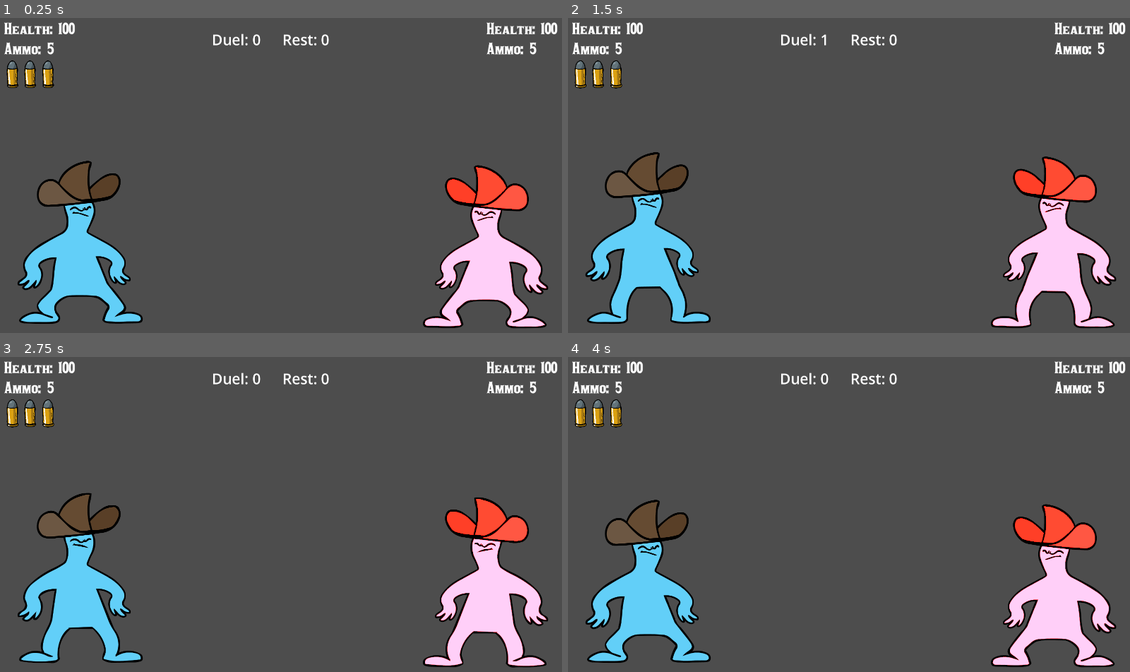
Above: before the commit, frames 1-4 (two rows, left to right).
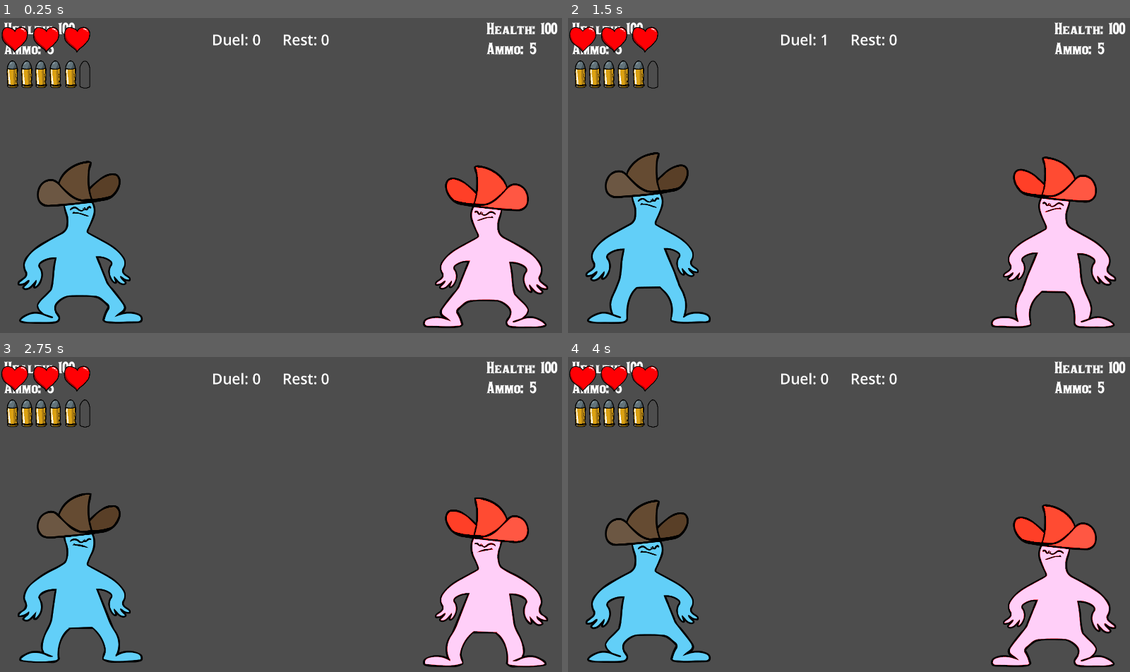
Above: after the commit, the same moments.

Repository: LukaBazooka/Mexican-Standoff
Game: Godot game, scene res://Duel.tscn
Same seed, same stepped clock (60 frames per second), same inputs: the game is played once before the commit and once after it.
Inputs:
- Up to frame 1 (0.25 s): no input
- Up to frame 2 (1.5 s): tap Enter (right_player_reload) at 0.5 s; hold Right (right_player_block) 0.53-1.28 s; tap 0 at 0.6 s; hold S (left_player_down) from 1.28 s (still down); tap 1 at 1.35 s
- Up to frame 3 (2.75 s): release S (left_player_down) at 2.03 s; hold Right (right_player_block) from 2.03 s (still down); tap 4 at 2.1 s
- Up to frame 4 (4 s): release Right (right_player_block) at 2.78 s; hold W (left_player_up) 2.78-3.53 s; tap 3 at 2.85 s; hold A (left_player_block) from 3.53 s (still down); tap 5 at 3.6 s

The runs differ from the first frame. In frame 1, 1.5% of the frame differs, in the area x 0-17%, y 2-23%; in frame 2, 1.6%; in frame 3, 1.6%; in frame 4, 1.6%.

Commit message:
Updated health and ammo GUI (left player)
BOMBOCLIZZY CLATT!

Diff:
--- a/Duel.gd
+++ b/Duel.gd
@@ -60,6 +60,8 @@
 func _process(delta):
 	$PlayerGUI/LeftPlayerGUI/VBoxContainer/HealthLabel/HealthValue.text = str(left_health)
 	$PlayerGUI/RightPlayerGUI/VBoxContainer/HealthLabel/HealthValue.text = str(right_health)
+	_update_health_gui()
+
 	if not $Rest_Timer.is_stopped():
 		rest_label.text = "Rest: %01d" % time_left_rest()
 
@@ -72,11 +74,11 @@
 	if left_health == 0 and right_health == 0:
 		left_health = 1
 		right_health = 1
-	if left_health == 0:
+	if left_health <= 0:
 		#print("Left player dead")
 		$DeathScreen.visible = true
 		pass
-	if right_health == 0:
+	if right_health <= 0:
 		#print("Right player dead")
 		$DeathScreen.visible = true
 		pass
@@ -151,6 +153,37 @@
 			pass_down_state(user, data)
 			handle_second_state()
 
+
+func _update_health_gui():
+	if left_health <= 0:
+		$left_heart1/HeartSprite.animation = "heartempty"
+		$left_heart2/HeartSprite.animation = "heartempty"
+		$left_heart3/HeartSprite.animation = "heartempty"
+	if left_health <= 17 and left_health > 0:
+		$left_heart1/HeartSprite.animation = "halfheart"
+		$left_heart2/HeartSprite.animation = "heartempty"
+		$left_heart3/HeartSprite.animation = "heartempty"
+	if left_health <= 34 and left_health >= 17:
+		$left_heart1/HeartSprite.animation = "heartfull"
+		$left_heart2/HeartSprite.animation = "heartempty"
+		$left_heart3/HeartSprite.animation = "heartempty"
+	if left_health <= 49 and left_health >= 34:
+		$left_heart1/HeartSprite.animation = "heartfull"
+		$left_heart2/HeartSprite.animation = "halfheart"
+		$left_heart3/HeartSprite.animation = "heartempty"
+	if left_health <= 67 and left_health >= 49:
+		$left_heart1/HeartSprite.animation = "heartfull"
+		$left_heart2/HeartSprite.animation = "heartfull"
+		$left_heart3/HeartSprite.animation = "heartempty"
+	if left_health <= 83 and left_health >= 67:
+		$left_heart1/HeartSprite.animation = "heartfull"
+		$left_heart2/HeartSprite.animation = "heartfull"
+		$left_heart3/HeartSprite.animation = "halfheart"
+	if left_health <= 100 and left_health >= 83:
+		$left_heart1/HeartSprite.animation = "heartfull"
+		$left_heart2/HeartSprite.animation = "heartfull"
+		$left_heart3/HeartSprite.animation = "heartfull"
+
 signal lp_block_state
 signal lp_shoot
 signal rp_block_state
--- a/Duel.tscn
+++ b/Duel.tscn
@@ -51,6 +51,13 @@
 [ext_resource type="FontFile" uid="uid://g8q20pimr4lq" path="res://assets/fonts/akaPosse.ttf" id="50_dq8qp"]
 [ext_resource type="Texture2D" uid="uid://cglp0lcth1xwh" path="res://assets/bulletGUI_anim/bullet_gui01.png" id="50_t6sov"]
 [ext_resource type="Texture2D" uid="uid://bjifpenje4uuq" path="res://assets/bulletGUI_anim/bullet_gui02.png" id="51_28dk6"]
+[ext_resource type="Texture2D" uid="uid://cjm01rqaeg01u" path="res://assets/bulletGUI_anim/emptybullet2.png" id="52_sf3vd"]
+[ext_resource type="Texture2D" uid="uid://ckla1to8u2l6f" path="res://assets/bulletGUI_anim/emptybullet.png" id="53_m3jii"]
+[ext_resource type="Texture2D" uid="uid://bq01dmg4pvtbr" path="res://assets/heartGUI_anim/hearthalf1.png" id="54_ee5kv"]
+[ext_resource type="Texture2D" uid="uid://s3v74u3e4h5c" path="res://assets/heartGUI_anim/hearthalf2.png" id="55_b3xwb"]
+[ext_resource type="Texture2D" uid="uid://xd0qub54gbc3" path="res://assets/heartGUI_anim/heartempty.png" id="56_b2x44"]
+[ext_resource type="Texture2D" uid="uid://cytujr1pfbu7d" path="res://assets/heartGUI_anim/heartfull1.png" id="57_kbk6b"]
+[ext_resource type="Texture2D" uid="uid://blf7l8dvtprjp" path="res://assets/heartGUI_anim/hearfull2.png" id="58_uqpb2"]
 
 [sub_resource type="SpriteFrames" id="SpriteFrames_eehnx"]
 animations = [{
@@ -263,13 +270,57 @@
 "texture": ExtResource("51_28dk6")
 }],
 "loop": true,
-"name": &"default",
+"name": &"bullet",
+"speed": 5.0
+}, {
+"frames": [{
+"duration": 1.0,
+"texture": ExtResource("52_sf3vd")
+}, {
+"duration": 1.0,
+"texture": ExtResource("53_m3jii")
+}],
+"loop": true,
+"name": &"emptybullet",
 "speed": 5.0
 }]
 
 [sub_resource type="LabelSettings" id="LabelSettings_lcawl"]
 font = ExtResource("50_dq8qp")
 font_size = 50
+
+[sub_resource type="SpriteFrames" id="SpriteFrames_i7rk3"]
+animations = [{
+"frames": [{
+"duration": 1.0,
+"texture": ExtResource("54_ee5kv")
+}, {
+"duration": 1.0,
+"texture": ExtResource("55_b3xwb")
+}],
+"loop": true,
+"name": &"halfheart",
+"speed": 5.0
+}, {
+"frames": [{
+"duration": 1.0,
+"texture": ExtResource("56_b2x44")
+}],
+"loop": true,
+"name": &"heartempty",
+"speed": 5.0
+}, {
+"frames": [{
+"duration": 1.0,
+"texture": ExtResource("57_kbk6b")
+}, {
+"duration": 1.0,
+"texture": ExtResource("58_uqpb2")
+}],
+"loop": true,
+"name": &"heartfull",
+"speed": 5.0
+}]
 
 [node name="Node2D" type="Node2D"]
 position = Vector2(85, 47)
@@ -470,44 +521,89 @@
 grow_vertical = 2
 label_settings = SubResource("LabelSettings_8hu5n")
 
-[node name="Bullet" type="Control" parent="PlayerGUI"]
+[node name="left_Bullet1" type="Control" parent="PlayerGUI"]
 anchors_preset = 0
 offset_left = -39.0
 offset_top = 155.0
 offset_right = 1.0
 offset_bottom = 195.0
 
-[node name="AnimatedSprite2D" type="AnimatedSprite2D" parent="PlayerGUI/Bullet"]
+[node name="BulletSprite" type="AnimatedSprite2D" parent="PlayerGUI/left_Bullet1"]
 scale = Vector2(0.1, 0.1)
 sprite_frames = SubResource("SpriteFrames_3lb7l")
-autoplay = "default"
-frame_progress = 0.698763
-
-[node name="Bullet2" type="Control" parent="PlayerGUI"]
-anchors_preset = 0
-offset_left = 21.0
+animation = &"bullet"
+autoplay = "emptybullet"
+frame_progress = 0.744739
+
+[node name="left_Bullet2" type="Control" parent="PlayerGUI"]
+anchors_preset = 0
+offset_left = 10.0
 offset_top = 155.0
-offset_right = 61.0
+offset_right = 50.0
 offset_bottom = 195.0
 
-[node name="AnimatedSprite2D" type="AnimatedSprite2D" parent="PlayerGUI/Bullet2"]
+[node name="BulletSprite" type="AnimatedSprite2D" parent="PlayerGUI/left_Bullet2"]
 scale = Vector2(0.1, 0.1)
 sprite_frames = SubResource("SpriteFrames_3lb7l")
-autoplay = "default"
-frame_progress = 0.072796
-
-[node name="Bullet3" type="Control" parent="PlayerGUI"]
-anchors_preset = 0
-offset_left = 82.0
+animation = &"emptybullet"
+autoplay = "emptybullet"
+frame_progress = 0.323653
+
+[node name="left_Bullet3" type="Control" parent="PlayerGUI"]
+anchors_preset = 0
+offset_left = 58.0
 offset_top = 155.0
-offset_right = 122.0
+offset_right = 98.0
 offset_bottom = 195.0
 
-[node name="AnimatedSprite2D" type="AnimatedSprite2D" parent="PlayerGUI/Bullet3"]
+[node name="BulletSprite" type="AnimatedSprite2D" parent="PlayerGUI/left_Bullet3"]
 scale = Vector2(0.1, 0.1)
 sprite_frames = SubResource("SpriteFrames_3lb7l")
-autoplay = "default"
-frame_progress = 0.603793
+animation = &"emptybullet"
+autoplay = "emptybullet"
+frame_progress = 0.323653
+
+[node name="left_Bullet4" type="Control" parent="PlayerGUI"]
+anchors_preset = 0
+offset_left = 107.0
+offset_top = 155.0
+offset_right = 147.0
+offset_bottom = 195.0
+
+[node name="BulletSprite" type="AnimatedSprite2D" parent="PlayerGUI/left_Bullet4"]
+scale = Vector2(0.1, 0.1)
+sprite_frames = SubResource("SpriteFrames_3lb7l")
+animation = &"emptybullet"
+autoplay = "emptybullet"
+frame_progress = 0.323653
+
+[node name="left_Bullet5" type="Control" parent="PlayerGUI"]
+anchors_preset = 0
+offset_left = 159.0
+offset_top = 155.0
+offset_right = 199.0
+offset_bottom = 195.0
+
+[node name="BulletSprite" type="AnimatedSprite2D" parent="PlayerGUI/left_Bullet5"]
+scale = Vector2(0.1, 0.1)
+sprite_frames = SubResource("SpriteFrames_3lb7l")
+animation = &"emptybullet"
+autoplay = "emptybullet"
+frame_progress = 0.323653
+
+[node name="left_Bullet6" type="Control" parent="PlayerGUI"]
+anchors_preset = 0
+offset_left = 207.0
+offset_top = 155.0
+offset_right = 247.0
+offset_bottom = 195.0
+
+[node name="BulletSprite" type="AnimatedSprite2D" parent="PlayerGUI/left_Bullet6"]
+scale = Vector2(0.1, 0.1)
+sprite_frames = SubResource("SpriteFrames_3lb7l")
+animation = &"emptybullet"
+autoplay = "emptybullet"
+frame_progress = 0.323653
 
 [node name="DeathScreen" type="Control" parent="."]
 visible = false
@@ -553,6 +649,54 @@
 [node name="Retry" type="Button" parent="DeathScreen/MarginContainer/VBoxContainer"]
 layout_mode = 2
 text = "Play Again?"
+
+[node name="left_heart1" type="Control" parent="."]
+layout_mode = 3
+anchors_preset = 0
+offset_left = -33.0
+offset_top = 35.0
+offset_right = 7.0
+offset_bottom = 75.0
+
+[node name="HeartSprite" type="AnimatedSprite2D" parent="left_heart1"]
+position = Vector2(-2, 1)
+scale = Vector2(0.1, 0.1)
+sprite_frames = SubResource("SpriteFrames_i7rk3")
+animation = &"heartfull"
+autoplay = "heartfull"
+frame_progress = 0.54379
+
+[node name="left_heart2" type="Control" parent="."]
+layout_mode = 3
+anchors_preset = 0
+offset_left = 74.0
+offset_top = 35.0
+offset_right = 114.0
+offset_bottom = 75.0
+
+[node name="HeartSprite" type="AnimatedSprite2D" parent="left_heart2"]
+position = Vector2(-2, 1)
+scale = Vector2(0.1, 0.1)
+sprite_frames = SubResource("SpriteFrames_i7rk3")
+animation = &"heartfull"
+autoplay = "heartfull"
+frame_progress = 0.198738
+
+[node name="left_heart3" type="Control" parent="."]
+layout_mode = 3
+anchors_preset = 0
+offset_left = 179.0
+offset_top = 35.0
+offset_right = 219.0
+offset_bottom = 75.0
+
+[node name="HeartSprite" type="AnimatedSprite2D" parent="left_heart3"]
+position = Vector2(-2, 1)
+scale = Vector2(0.1, 0.1)
+sprite_frames = SubResource("SpriteFrames_i7rk3")
+animation = &"heartfull"
+autoplay = "heartfull"
+frame_progress = 0.198738
 
 [connection signal="lp_block_state" from="." to="LeftPlayer" method="_on_node_2d_lp_block_state"]
 [connection signal="lp_shoot" from="." to="LeftPlayer" method="shoot"]
--- a/LP_Duel.gd
+++ b/LP_Duel.gd
@@ -57,6 +57,7 @@
 # Called every frame. 'delta' is the elapsed time since the previous frame.
 func _process(delta):
 	$"../PlayerGUI/LeftPlayerGUI/VBoxContainer/AmmoLabel/AmmoValue".text = str(ammo)
+	_update_ammo_gui()
 
 	#handle player input
 	if duel: #if we are taking player input
@@ -180,6 +181,56 @@
 	emit_signal("lp_bullet_collided")
 	area.get_parent().queue_free() #delete bullet instance
 
+func _update_ammo_gui():
+	if ammo == 0:
+		$"../PlayerGUI/left_Bullet1/BulletSprite".animation = "emptybullet"
+		$"../PlayerGUI/left_Bullet2/BulletSprite".animation = "emptybullet"
+		$"../PlayerGUI/left_Bullet3/BulletSprite".animation = "emptybullet"
+		$"../PlayerGUI/left_Bullet4/BulletSprite".animation = "emptybullet"
+		$"../PlayerGUI/left_Bullet5/BulletSprite".animation = "emptybullet"
+		$"../PlayerGUI/left_Bullet6/BulletSprite".animation = "emptybullet"
+	if ammo == 1:
+		$"../PlayerGUI/left_Bullet1/BulletSprite".animation = "bullet"
+		$"../PlayerGUI/left_Bullet2/BulletSprite".animation = "emptybullet"
+		$"../PlayerGUI/left_Bullet3/BulletSprite".animation = "emptybullet"
+		$"../PlayerGUI/left_Bullet4/BulletSprite".animation = "emptybullet"
+		$"../PlayerGUI/left_Bullet5/BulletSprite".animation = "emptybullet"
+		$"../PlayerGUI/left_Bullet6/BulletSprite".animation = "emptybullet"
+	if ammo == 2:
+		$"../PlayerGUI/left_Bullet1/BulletSprite".animation = "bullet"
+		$"../PlayerGUI/left_Bullet2/BulletSprite".animation = "bullet"
+		$"../PlayerGUI/left_Bullet3/BulletSprite".animation = "emptybullet"
+		$"../PlayerGUI/left_Bullet4/BulletSprite".animation = "emptybullet"
+		$"../PlayerGUI/left_Bullet5/BulletSprite".animation = "emptybullet"
+		$"../PlayerGUI/left_Bullet6/BulletSprite".animation = "emptybullet"
+	if ammo == 3:
+		$"../PlayerGUI/left_Bullet1/BulletSprite".animation = "bullet"
+		$"../PlayerGUI/left_Bullet2/BulletSprite".animation = "bullet"
+		$"../PlayerGUI/left_Bullet3/BulletSprite".animation = "bullet"
+		$"../PlayerGUI/left_Bullet4/BulletSprite".animation = "emptybullet"
+		$"../PlayerGUI/left_Bullet5/BulletSprite".animation = "emptybullet"
+		$"../PlayerGUI/left_Bullet6/BulletSprite".animation = "emptybullet"
+	if ammo == 4:
+		$"../PlayerGUI/left_Bullet1/BulletSprite".animation = "bullet"
+		$"../PlayerGUI/left_Bullet2/BulletSprite".animation = "bullet"
+		$"../PlayerGUI/left_Bullet3/BulletSprite".animation = "bullet"
+		$"../PlayerGUI/left_Bullet4/BulletSprite".animation = "bullet"
+		$"../PlayerGUI/left_Bullet5/BulletSprite".animation = "emptybullet"
+		$"../PlayerGUI/left_Bullet6/BulletSprite".animation = "emptybullet"
+	if ammo == 5:
+		$"../PlayerGUI/left_Bullet1/BulletSprite".animation = "bullet"
+		$"../PlayerGUI/left_Bullet2/BulletSprite".animation = "bullet"
+		$"../PlayerGUI/left_Bullet3/BulletSprite".animation = "bullet"
+		$"../PlayerGUI/left_Bullet4/BulletSprite".animation = "bullet"
+		$"../PlayerGUI/left_Bullet5/BulletSprite".animation = "bullet"
+		$"../PlayerGUI/left_Bullet6/BulletSprite".animation = "emptybullet"
+	if ammo == 6:
+		$"../PlayerGUI/left_Bullet1/BulletSprite".animation = "bullet"
+		$"../PlayerGUI/left_Bullet2/BulletSprite".animation = "bullet"
+		$"../PlayerGUI/left_Bullet3/BulletSprite".animation = "bullet"
+		$"../PlayerGUI/left_Bullet4/BulletSprite".animation = "bullet"
+		$"../PlayerGUI/left_Bullet5/BulletSprite".animation = "bullet"
+		$"../PlayerGUI/left_Bullet6/BulletSprite".animation = "bullet"
 
 
 signal pass_up_l(data)
Not shown: 1 places in Duel.tscn that only renumber resources
Binary file added: assets/bulletGUI_anim/emptybullet.png
Not shown, added: assets/bulletGUI_anim/emptybullet.png.import
Binary file added: assets/bulletGUI_anim/emptybullet2.png
Not shown, added: assets/bulletGUI_anim/emptybullet2.png.import
Binary file added: assets/heartGUI_anim/hearfull2.png
Not shown, added: assets/heartGUI_anim/hearfull2.png.import
Binary file added: assets/heartGUI_anim/heartempty.png
Not shown, added: assets/heartGUI_anim/heartempty.png.import
Binary file added: assets/heartGUI_anim/heartfull1.png
Not shown, added: assets/heartGUI_anim/heartfull1.png.import
Binary file added: assets/heartGUI_anim/hearthalf1.png
(and 3 more such lines)
